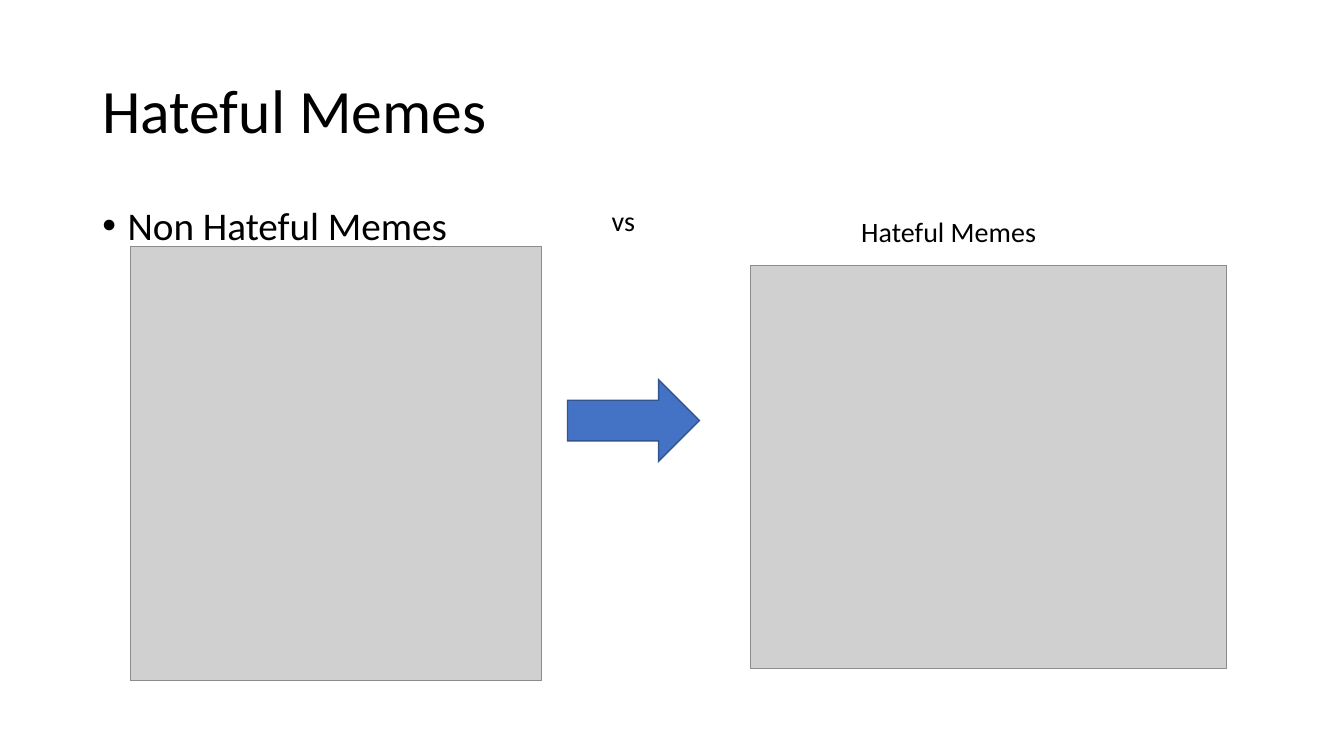
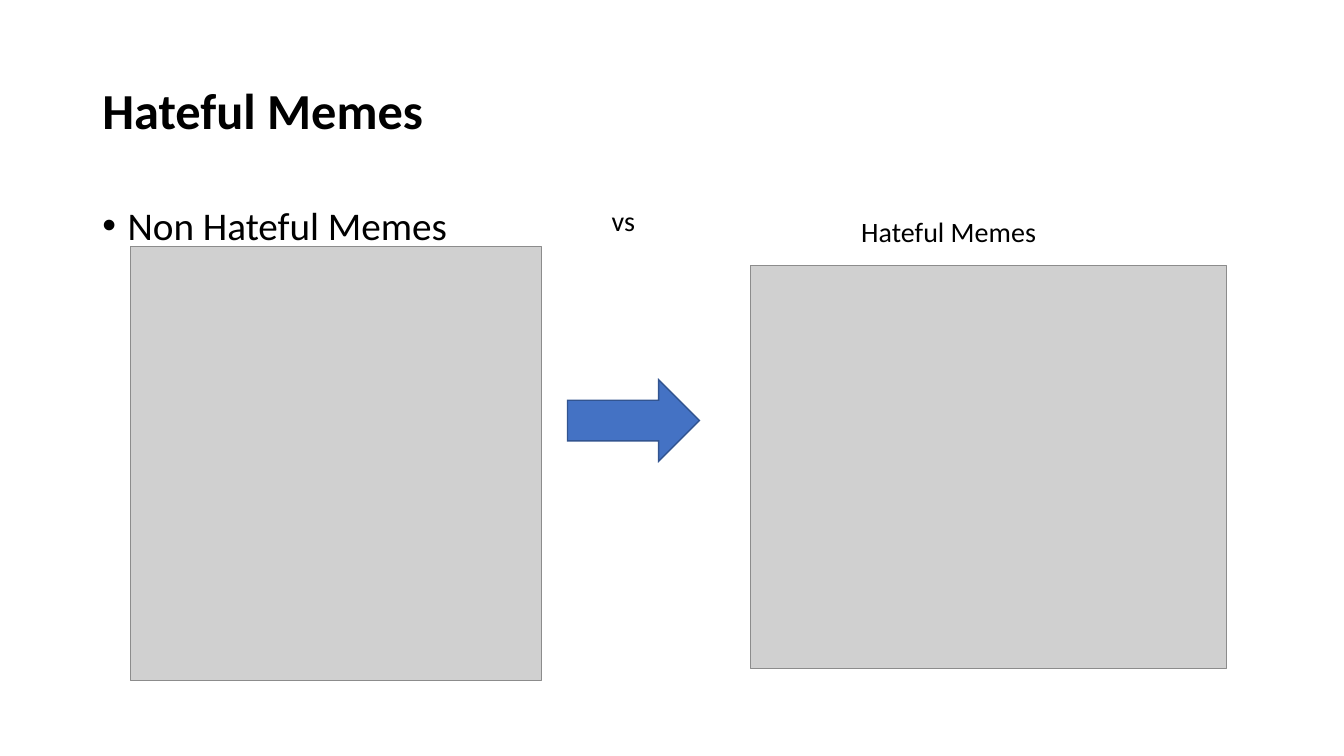
Before and after one commit to VarunBohara/Mini-Project-Documents, a slide deck: slide 3 of Literature Survey.pptx (slide 2 before the commit). Drawn at 1344x756 pixels with LibreOffice and Linux fonts; fonts in the diff are those of the drawing; grey boxes stand for pictures. Boxes give left, top, right and bottom in pixels: in the first picture for what was removed or moved away, otherwise in the second. Text is boxed around its words. In the diff, an @@ line names an element or a change of style, - is before the commit and + after.

```diff
--- a/Literature Survey.pptx
+++ b/Literature Survey.pptx
@@ title "Hateful Memes" at (102, 93, 423, 130): size 44 to 36 pt, bold on @@
```
Also in this commit, not shown: 1 other slide changed, 1 slide added, 1 slide removed.
